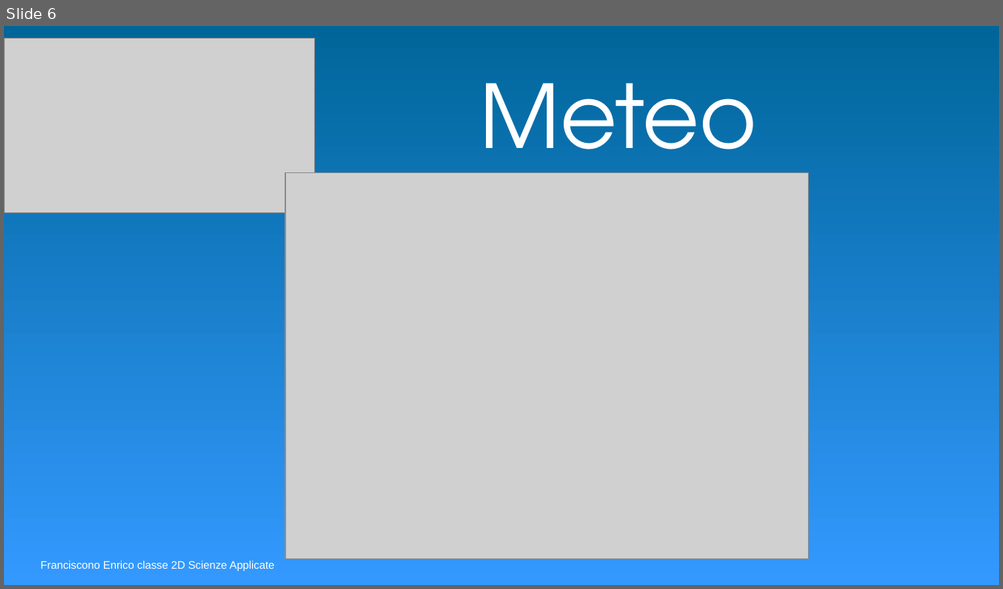
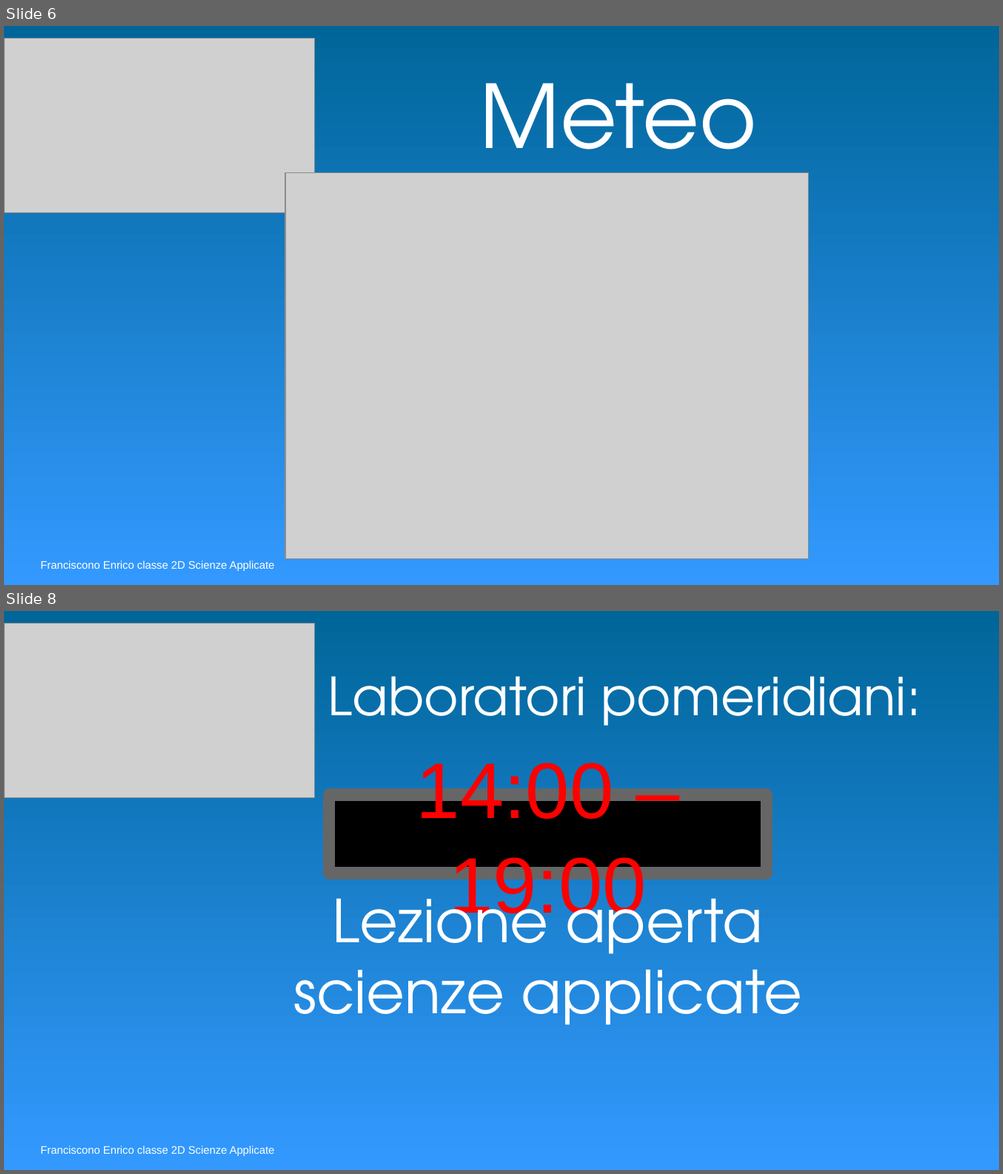
Before and after one commit to Leone25/cartellone-elettronico-liceo-martinetti, a slide deck: 19-12-18.odp. Shown one above the other, each under a label of ours: slide 6 before the commit, slides 6 and 8 after it; the slides between them are not shown. The pictures are 1003x589 and 1003x1174 pixels, drawn with LibreOffice and Linux fonts; fonts in the diff are those of the drawing; grey boxes stand for pictures. Boxes give left, top, right and bottom in pixels: in the first picture for what was removed or moved away, otherwise in the second. Text is boxed around its words. In the diff, an @@ line names an element or a change of style, - is before the commit and + after.

```diff
--- a/19-12-18.odp
+++ b/19-12-18.odp
@@ slide 8 added at <box>4,611,999,1170</box>, background gradient #3399FF to #006699 @@
@@ picture added at <box>4,623,315,797</box> @@
@@ text added at <box>328,676,920,726</box>, 48 pt, text #FFFFFF @@
+Laboratori pomeridiani:
@@ rectangle added at <box>329,795,766,874</box>, fill #000000, outline #666666 11 pt, 72 pt, text #FF0000 @@
+14:00 – 19:00
@@ text added at <box>293,880,802,1025</box>, 54 pt, text #FFFFFF @@
+Lezione aperta scienze applicate
@@ text added at <box>40,1146,275,1156</box>, 10 pt, text #FFFFFF @@
+Franciscono Enrico classe 2D Scienze Applicate
```
Also in this commit, not shown: 1 slide changed, 1 other slide added.
